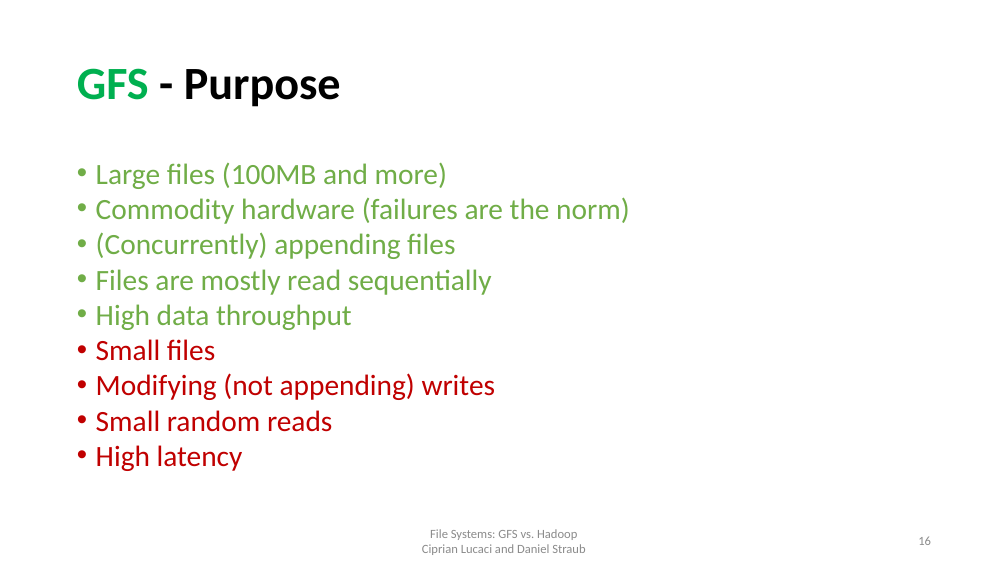
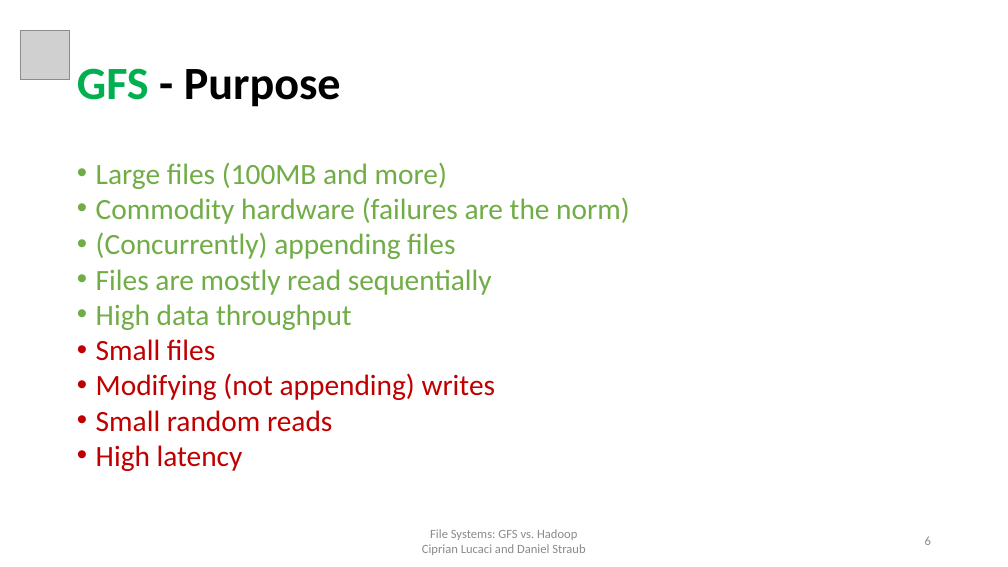
Before and after one commit to cipri7329/ss15-seminar, a slide deck: slide 6 of Presentation/DistributedFileSystems.pptx (slide 16 before the commit). Drawn at 1008x567 pixels with LibreOffice and Linux fonts; fonts in the diff are those of the drawing; grey boxes stand for pictures; background and template pictures are left out. Boxes give left, top, right and bottom in pixels: in the first picture for what was removed or moved away, otherwise in the second. Text is boxed around its words. In the diff, an @@ line names an element or a change of style, - is before the commit and + after.

```diff
--- a/Presentation/DistributedFileSystems.pptx
+++ b/Presentation/DistributedFileSystems.pptx
@@ picture added at (x1=20, y1=30, x2=69, y2=79) @@
@@ page number at (x1=925, y1=536, x2=931, y2=545): text changed @@
-16
+6
```
Also in this commit, not shown: 7 other slides changed, 11 slides removed.
